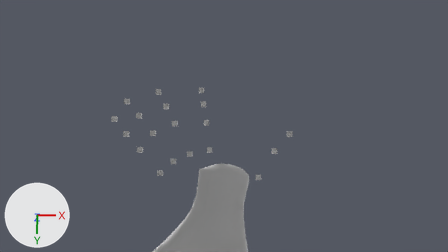
One commit to the Blender file hand.blend: the scene before it, then after it.
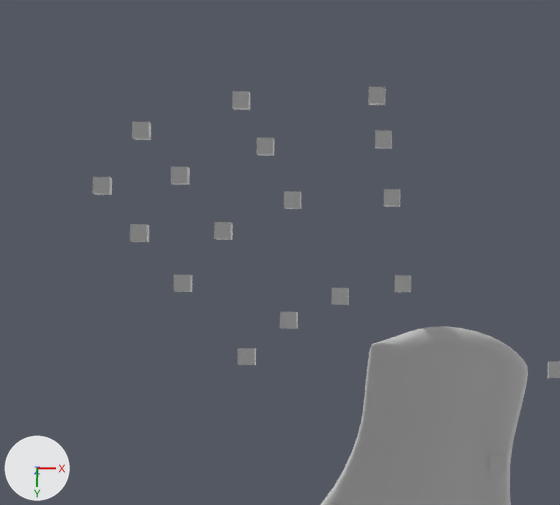
The first picture shows the older version from the file's camera 'Camera'. The close-ups show both versions on the part from 18% to 58% of the width and 24% to 87% of the height of that picture; other places that the commit changed are outside them. The lights are fixed; the arrows at lower left show +X, +Y and +Z.

Names of what the first close-up shows: 'LM10', 'LM11', 'LM12', 'LM13', 'LM14', 'LM15', 'LM16', 'LM17', 'LM18', 'LM19', 'LM2', 'LM20', 'LM5', 'LM6', 'LM7', 'LM8', 'LM9', 'Mball.001'.
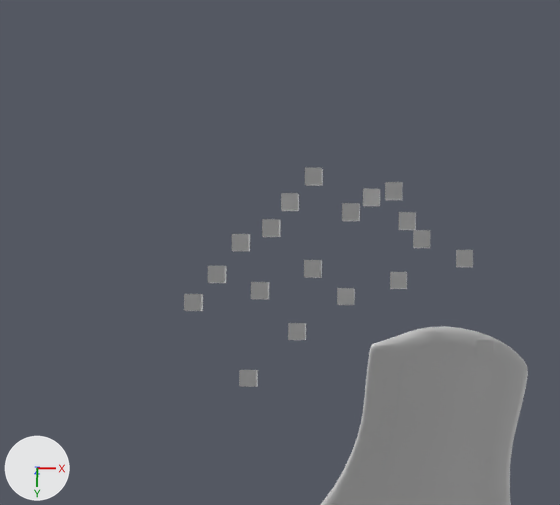
The newer file is also turned or shifted as a whole; pictures and numbers use the older file's frame.

Pixel boxes (x1, y1, x2, y2) of what changed, in the close-ups (560 x 505 px):
'LM16', moved: before (132, 122, 151, 140); after (304, 260, 322, 278)
'LM15', moved: before (171, 167, 190, 185); after (262, 219, 281, 237)
'LM12', moved: before (232, 91, 250, 110); after (342, 203, 360, 221)
'LM19', moved: before (130, 224, 149, 242); after (208, 266, 227, 283)
'LM20', moved: before (92, 177, 112, 195); after (251, 282, 269, 299)
'LM11', moved: before (257, 138, 274, 156); after (305, 167, 323, 186)
'LM14', moved: before (214, 222, 233, 240); after (232, 234, 250, 251)
'LM18', moved: before (173, 275, 193, 292); after (184, 294, 203, 311)
'LM17', moved: before (238, 348, 256, 365); after (239, 370, 258, 387)
'LM7', moved: before (375, 130, 392, 149); after (385, 182, 402, 200)
'LM8', moved: before (368, 87, 385, 105); after (413, 230, 430, 248)
'LM6', moved: before (384, 189, 400, 207); after (363, 188, 380, 206)
'LM13', moved: before (280, 312, 298, 329); after (288, 323, 306, 340)
'LM2', moved: before (548, 361, 560, 378); after (476, 340, 493, 357)
'LM5', moved: before (395, 275, 411, 292); after (390, 272, 407, 289)
'LM9', moved: before (331, 288, 349, 305); after (337, 288, 355, 305)
'LM10', moved: before (284, 191, 301, 209); after (281, 193, 299, 211)
'LM4', moved (not visible before): after (399, 212, 416, 230)
'LM3', moved (not visible before): after (456, 250, 473, 267)

What the commit changed:
Object 'LM2' (ob_lm2) moves from (4.638, 3.037, -0.175) to (4.207, 2.911, -0.133).
Object 'LM3' (ob_lm3) moves from (4.935, 2.543, -0.265) to (4.084, 2.373, -0.187).
Object 'LM4' (ob_lm4) moves from (5.214, 2.228, -0.352) to (3.736, 2.152, -0.231).
Object 'LM5' (ob_lm5) moves from (3.705, 2.515, 0.124) to (3.681, 2.497, 0.033).
Object 'LM6' (ob_lm6) moves from (3.635, 1.986, 0.084) to (3.518, 2.006, -0.173).
Object 'LM7' (ob_lm7) moves from (3.581, 1.63, 0.027) to (3.658, 1.982, -0.343).
Object 'LM8' (ob_lm8) moves from (3.54, 1.366, -0.016) to (3.827, 2.271, -0.408).
Object 'LM9' (ob_lm9) moves from (3.32, 2.595, 0.083) to (3.36, 2.6, 0.005).
Object 'LM10' (ob_lm10) moves from (3.022, 2.005, 0.065) to (3.024, 2.035, -0.148).
Object 'LM11' (ob_lm11) moves from (2.854, 1.679, 0.023) to (3.175, 1.892, -0.287).
Object 'LM12' (ob_lm12) moves from (2.705, 1.397, -0.007) to (3.404, 2.11, -0.359).
Object 'LM13' (ob_lm13) moves from (3.013, 2.746, 0.004) to (3.07, 2.816, -0.059).
Object 'LM14' (ob_lm14) moves from (2.612, 2.205, -0.056) to (2.735, 2.286, -0.205).
Object 'LM15' (ob_lm15) moves from (2.351, 1.874, -0.116) to (2.926, 2.204, -0.295).
Object 'LM16' (ob_lm16) moves from (2.117, 1.605, -0.152) to (3.179, 2.447, -0.325).
Object 'LM17' (ob_lm17) moves from (2.769, 2.971, -0.095) to (2.786, 3.099, -0.136).
Object 'LM18' (ob_lm18) moves from (2.385, 2.531, -0.161) to (2.463, 2.65, -0.259).
Object 'LM19' (ob_lm19) moves from (2.123, 2.232, -0.192) to (2.608, 2.483, -0.317).
Object 'LM20' (ob_lm20) moves from (1.895, 1.948, -0.207) to (2.867, 2.579, -0.332).
